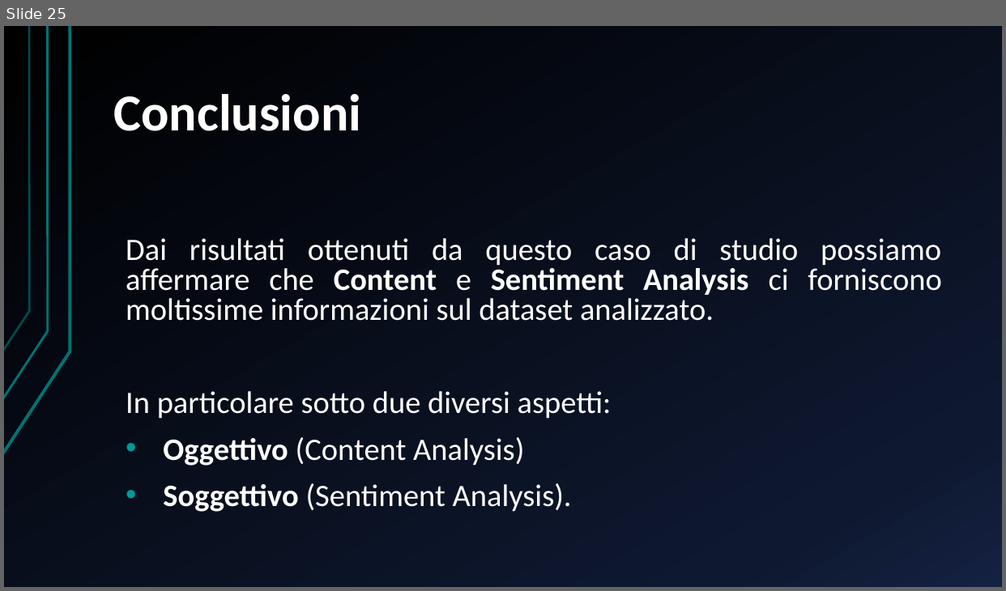
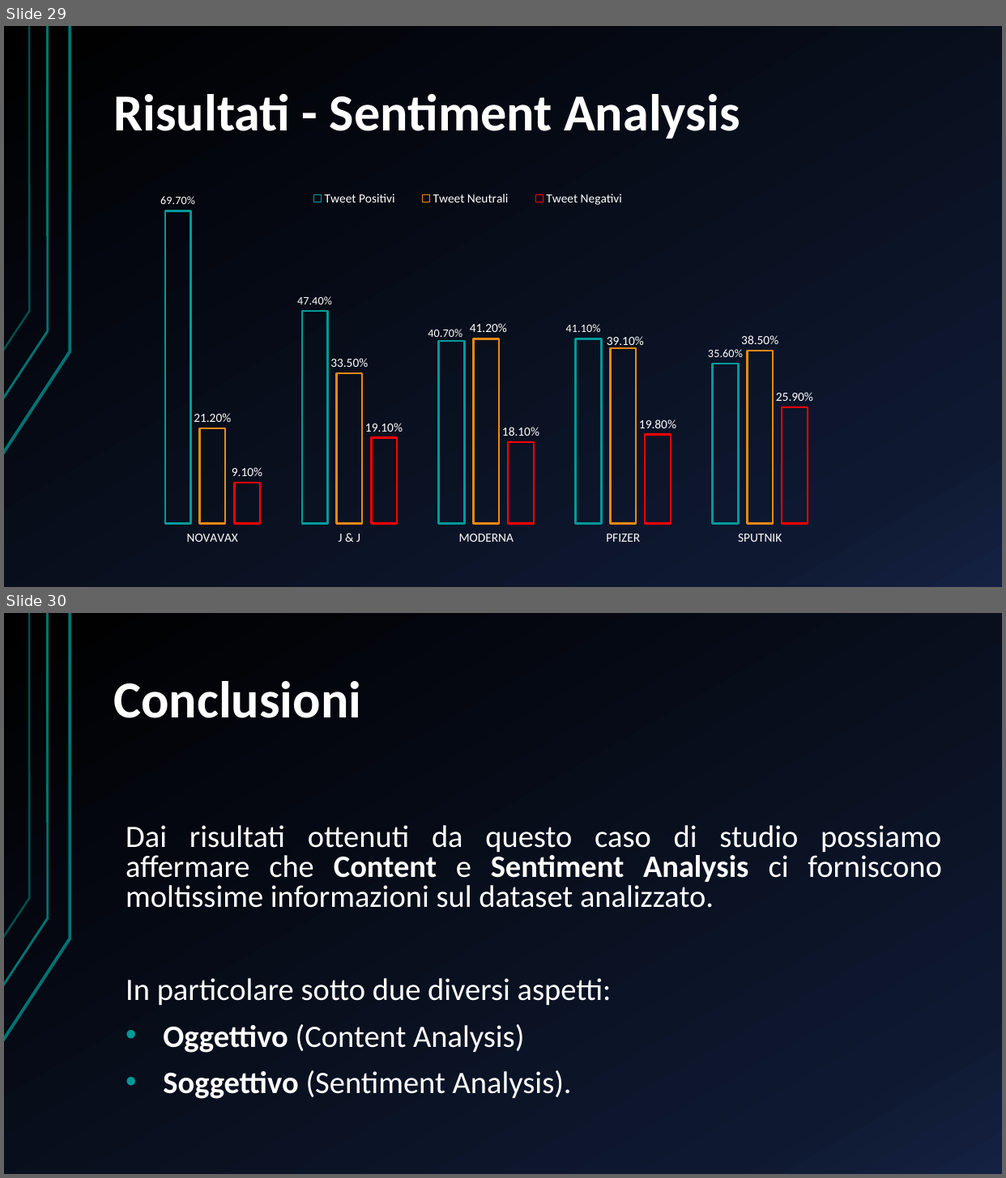
Before and after one commit to DanieleCampopiano/Semantic-Intelligence, a slide deck: Presentazione/Presentazione Progetto.pptx. Shown one above the other, each under a label of ours: slide 25 before the commit, slides 29 and 30 after it. The pictures are 1006x591 and 1006x1178 pixels, drawn with LibreOffice and Linux fonts; fonts in the diff are those of the drawing. Boxes give left, top, right and bottom in pixels: in the first picture for what was removed or moved away, otherwise in the second. Text is boxed around its words. In the diff, an @@ line names an element or a change of style, - is before the commit and + after.

```diff
--- a/Presentazione/Presentazione Progetto.pptx
+++ b/Presentazione/Presentazione Progetto.pptx
@@ slide 29 added at (4,26,1002,587), background gradient #000000 to #0F1931 to #142242; not listed: 3 template elements that a slide beside it also shows @@
@@ title added at (114,94,740,139), 50 pt, text #FFFFFF, bold @@
+Risultati - Sentiment Analysis
@@ column chart added at (108,162,829,548) @@
+categories: NOVAVAX, J & J, MODERNA, PFIZER, SPUTNIK
+Tweet Positivi: 0.697, 0.474, 0.407, 0.411, 0.356
+Tweet Neutrali: 0.212, 0.335, 0.412, 0.391, 0.385
+Tweet Negativi: 0.091, 0.191, 0.181, 0.198, 0.259
@@ what was slide 25 is now slide 30 @@
```
Also in this commit, not shown: 1 slide changed, 4 other slides added, 5 other files.
